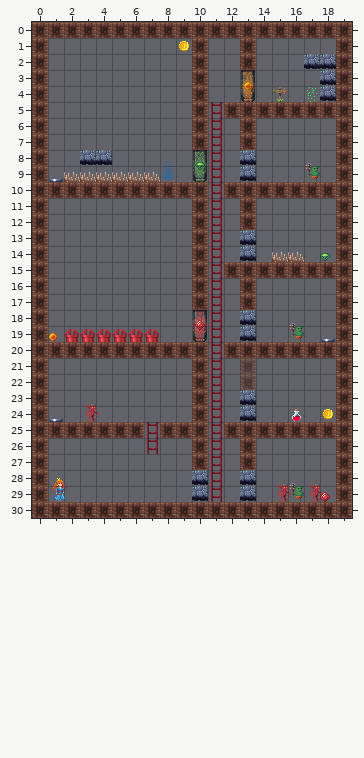
An edit to a level. Tiled map, assets/Levels/test/prison.tmx. The first picture shows the starting point.
Cells are 16x16 px. Shown: x 0..19, y 0..30.
After the commit:
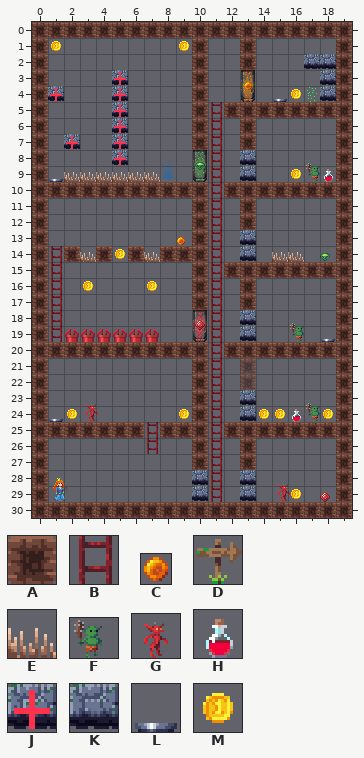
Key: from "Stuck": A 0 "walltiles16", B 3 "ladder", C 11 "gem_orange", D 16 "clue", E 18 "spikes", F 31 "goblin1", G 32 "imp-idle1", H 34 "potion", J 37 "stairs_add", K 38 "stairs_remove", L 42 "pressure_plate1", M 44 "coin".
_ is an empty cell, . an unchanged one.
Diff:
--- layer "Tile Layer 1"
@@ x 1..1 @@
- 1 _
+ 1 M
@@ x 1..18 @@
- 3 ...._.............
- 4 _..._.........D_..
- 5 ...._.............
- 6 ...._.............
- 7 ._.._.............
- 8 ..KK_.............
- 9 ..............._._
+ 3 ....J.............
+ 4 J...J.........LM..
+ 5 ....J.............
+ 6 ....J.............
+ 7 .J..J.............
+ 8 ..__J.............
+ 9 ...............M.H
@@ x 1..9 @@
-13 ........_
-14 _________
-15 _........
-16 _._..._..
-17 _........
-18 _........
-19 C........
+13 ........C
+14 BAEAMAEAA
+15 B........
+16 B.M...M..
+17 B........
+18 B........
+19 B........
@@ x 2..17 @@
-24 _......_....__._
+24 M......M....MM.F
@@ x 16..17 @@
-29 FG
+29 M_
